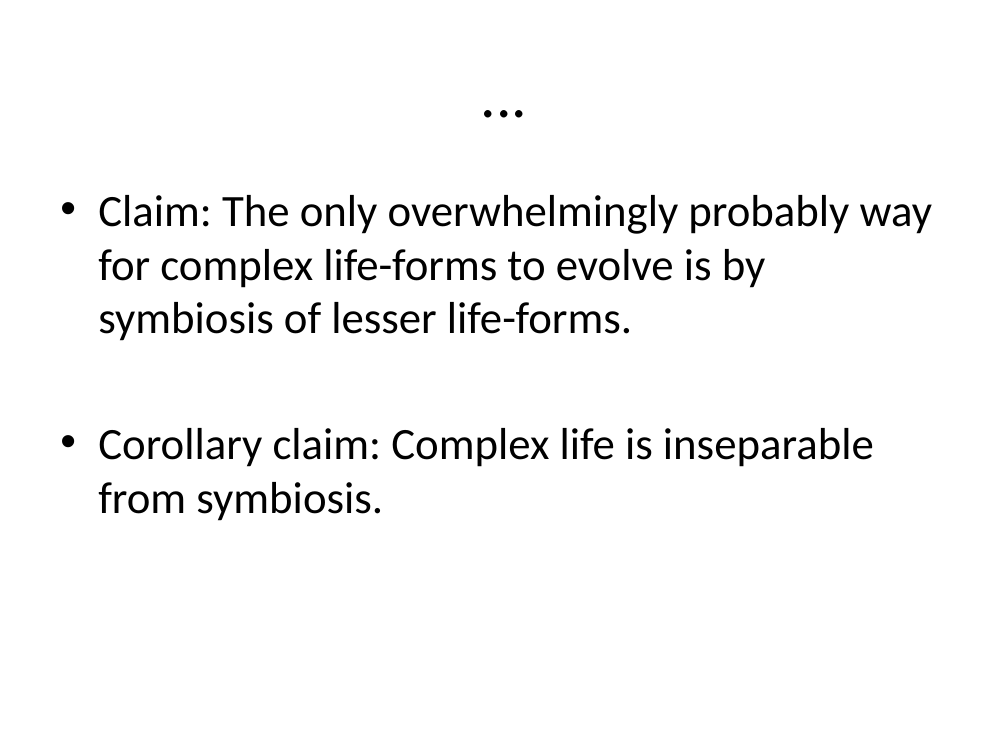
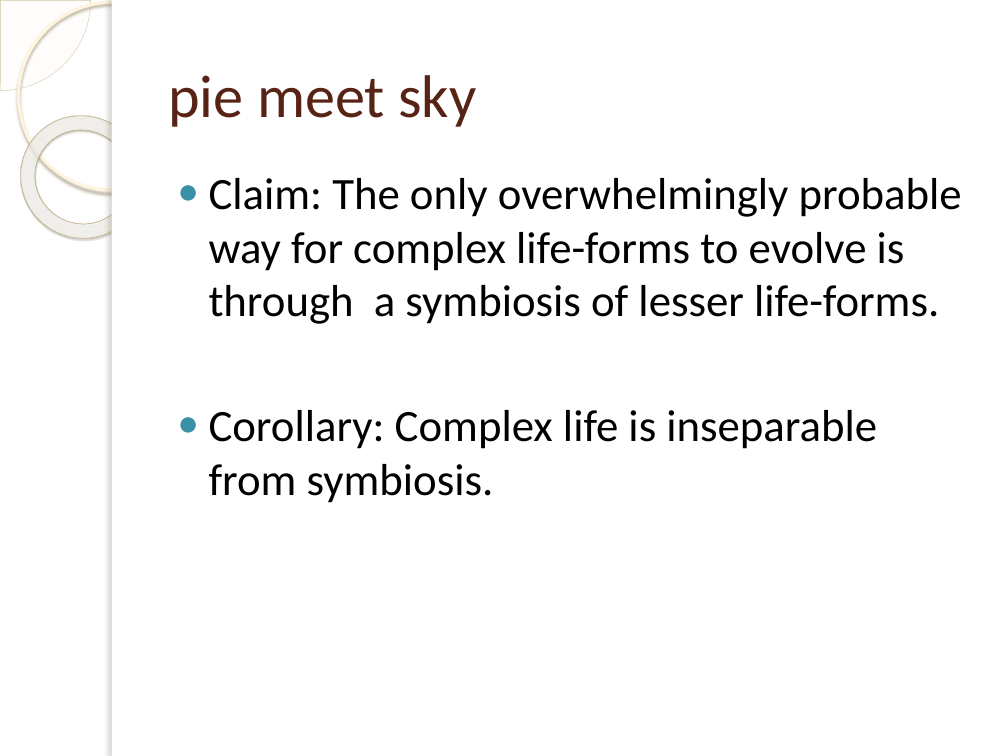
Before and after one commit to mallyvai/4holland, a slide deck: slide 14 of tierra.pptx (slide 11 before the commit). Drawn at 1008x756 pixels with LibreOffice and Linux fonts; fonts in the diff are those of the drawing; background and template pictures are left out. Boxes give left, top, right and bottom in pixels: in the first picture for what was removed or moved away, otherwise in the second. Text is boxed around its words. In the diff, an @@ line names an element or a change of style, - is before the commit and + after.

```diff
--- a/tierra.pptx
+++ b/tierra.pptx
@@ pie slice (boxed as its full ellipse) added at <box>0,0,91,91</box>, fill #FEFAF4 at 33% opacity, outline #D3C39F 0.25 pt @@
@@ ellipse added at <box>18,2,206,190</box>, outline #FFF5DE 2.15 pt @@
@@ rectangle added at <box>112,0,1008,756</box>, fill #FFFFFF @@
@@ rectangle added at <box>112,0,120,756</box>, fill #FFFFFF @@
@@ title at <box>168,75,476,127</box>: text changed; size 44 to 43 pt; text colour #000000 to #572314 @@
-...
+pie meet sky
@@ donut added at <box>0,91,169,263</box>, fill gradient #FFFCF6 to #FFFEFB to #F0D28E, outline #C7B893 0.58 pt @@
@@ text at <box>209,178,962,503</box>: text changed @@
-• Claim: The only overwhelmingly probably way for complex life-forms to evolve is by symbiosis of lesser life-forms.
-• Corollary claim: Complex life is inseparable from symbiosis.
+● Claim: The only overwhelmingly probable way for complex life-forms to evolve is through a symbiosis of lesser life-forms.
+● Corollary: Complex life is inseparable from symbiosis.
```
Also in this commit, not shown: 10 other slides changed, 7 slides added, 3 slides removed.
